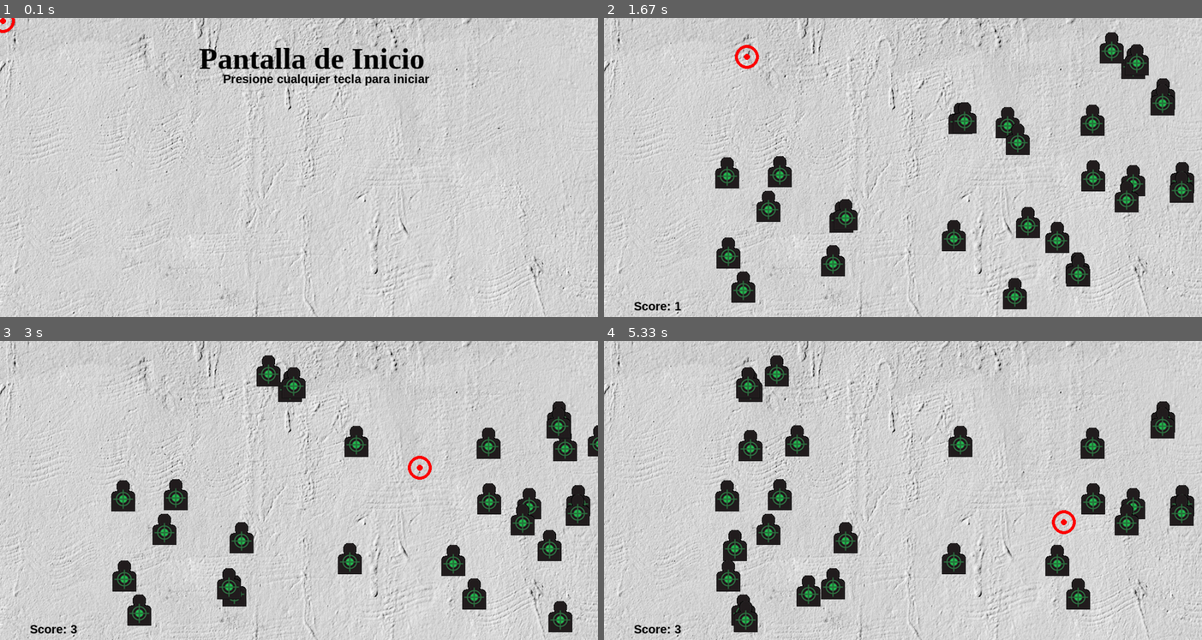
Above: before the commit, frames 1-4 (two rows, left to right).
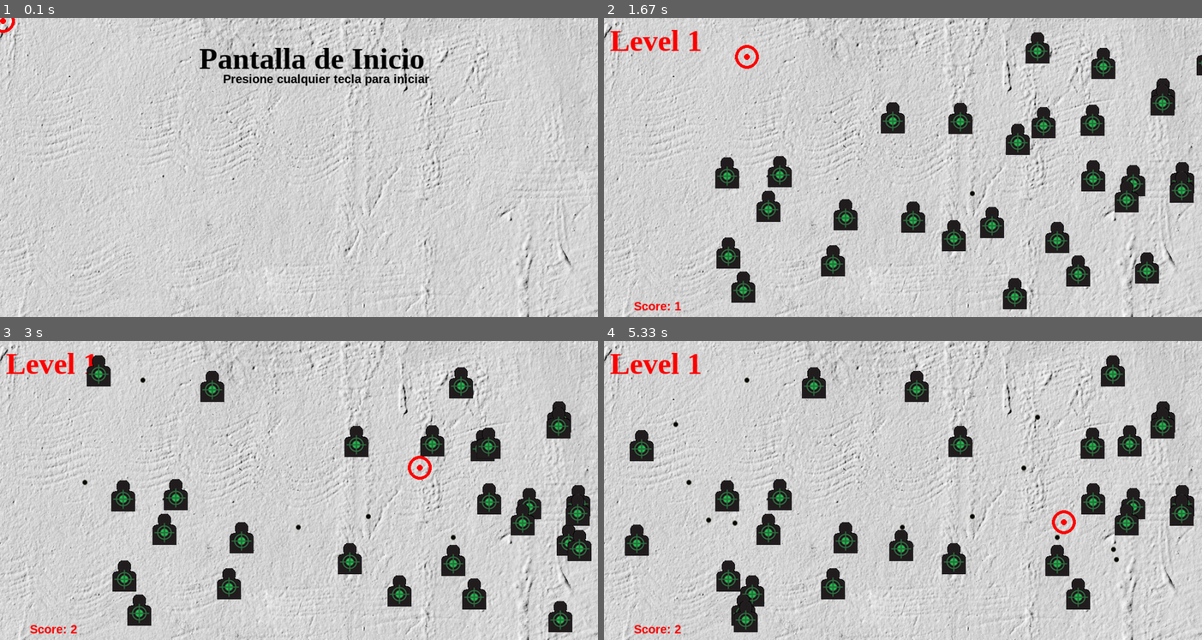
Above: after the commit, the same moments.

Repository: PerrottaJulian/Pygame-AimLab
Game: pygame game, started from main.py
Same seed, same stepped clock (60 frames per second), same inputs: the game is played once before the commit and once after it.
Inputs (mouse positions are in pixels of both pictures, inside the frame that each line leads up to):
- Up to frame 1 (0.1 s): no input
- Up to frame 2 (1.67 s): click (903, 167) at 0.38 s; tap Enter at 0.67 s; click (974, 191) at 1.05 s; click (747, 56) at 1.38 s
- Up to frame 3 (3 s): click (83, 481) at 1.72 s; click (299, 526) at 2.05 s; click (454, 538) at 2.38 s; click (418, 466) at 2.72 s
- Up to frame 4 (5.33 s): click (675, 424) at 3.05 s; click (705, 520) at 3.38 s; click (1112, 550) at 3.72 s; click (1034, 415) at 4.05 s; click (735, 523) at 4.38 s; click (1118, 559) at 4.72 s; click (1064, 520) at 5.05 s

The runs differ from the first frame. In frame 1, 13% of the frame differs, in the area x 0-100%, y 0-100%; in frame 2, 16%; in frame 3, 16%; in frame 4, 17%.

Commit message:
30/11/23 (3)

Diff:
--- a/aimlab.py
+++ b/aimlab.py
@@ -14,15 +14,15 @@
 grey = (50,50,50)
 dark_blue = (0, 0, 15)
 
-SCREEN_LENGHT = 1000
-SCREEN_HIGH = 500
+SCREEN_LENGHT = 1000 #1300
+SCREEN_HIGH = 500 #650
 
 MIDDLE = (SCREEN_LENGHT//3, SCREEN_HIGH//2)
 DOWN_MIDDLE = (SCREEN_LENGHT//3, SCREEN_HIGH//2 + 30)
 TITLE_POS = (SCREEN_LENGHT//3, 40)
 SUBTITLE_POS = (SCREEN_LENGHT//3+40, 90)
 SCORE_POS = (50, SCREEN_HIGH-30)
-
+LEVEL_POS = (10, 10 )
 #Iniciacion
 
 pygame.font.init()
@@ -33,13 +33,13 @@
 pygame.display.set_caption("AimLab")
 pygame.mouse.set_visible(0)
 
-background = pygame.image.load("sprites_and_sounds/wall2.png")
+background = pygame.image.load("sprites_and_sounds/wall.png")
 
 #sonido
 gunshot = pygame.mixer.Sound("sprites_and_sounds/gunshot2.mp3")
 clang = pygame.mixer.Sound("sprites_and_sounds/target-sound2.mp3")
 
-
+#fuentes de texto
 title_font = pygame.font.SysFont("serif", 50, True)
 subtitle_font = pygame.font.SysFont("arial", 20, False, True)
 score_font = subtitle_font = pygame.font.SysFont("arial", 20, True)
@@ -55,7 +55,7 @@
         self.image.set_colorkey(full_black)
         self.rect = self.image.get_rect()
 
-        self.speed = 5
+        self.speed = random.randint(3,7)
         self.type = type
 
     def update(self):
@@ -67,6 +67,13 @@
 
 
 class Shot(pygame.sprite.Sprite):
+    def __init__(self):
+        super().__init__()
+        self.image = pygame.image.load("sprites_and_sounds/disparo4.png").convert()
+        self.image.set_colorkey(full_black)
+        self.rect = self.image.get_rect()
+
+class BulletHole(pygame.sprite.Sprite):
     def __init__(self):
         super().__init__()
         self.image = pygame.image.load("sprites_and_sounds/disparo4.png").convert()
@@ -94,10 +101,20 @@
     start_text = subtitle_font.render("Presione cualquier tecla para iniciar", True, full_black)
     screen.blit(start_text, SUBTITLE_POS )
 
-#######! Clase 'Game'
+def inGameScreen(score, level):
+    score_text = score_font.render(f"Score: {score}", True, red)
+    level_text = title_font.render(f"Level {level}", True, red)
+
+    screen.blit(score_text, SCORE_POS)
+    screen.blit(level_text, LEVEL_POS)
+
+
+
+#######!!! Clase 'Game'
 class Game():
     def __init__(self):
         self.score = 0
+        self.level = 1
         self.start = True
         self.setTime()
 
@@ -108,7 +125,8 @@
         #listas
         self.target_list = pygame.sprite.Group() #? Proposito: Detectar colisiones
         self.shot_list = pygame.sprite.Group()
-        self.all_sprites_list = pygame.sprite.Group() #? Proposito: Dibujar los sprites
+        self.bullet_list = pygame.sprite.Group() #? Proposito: Dibujar los sprites
+        self.all_sprites_list = pygame.sprite.Group()
 
     def setTime(self):
         self.time = 1000
@@ -125,20 +143,25 @@
                 return True
             if event.type == pygame.MOUSEBUTTONDOWN:
                 shot = Shot()
+                bullet_hole = BulletHole()
                 shot.rect.center = self.mouse_pos
+                bullet_hole.rect.center = self.mouse_pos
 
                 self.shot_list.add(shot)
+                self.bullet_list.add(bullet_hole)
                 self.all_sprites_list.add(shot)
+                self.all_sprites_list.add(bullet_hole)
+
                 gunshot.play()
 
                 #*extra de tiempo cuando disparo
                 self.shot_time = pygame.time.get_ticks()
-
 
             if event.type == pygame.KEYDOWN:
                 if self.start:
                     self.start = False
-                    self.shot_list.empty()
+
+                    self.bullet_list.empty()
                     self.all_sprites_list.empty()
 
                     generateTargets(self, 30) #? primera vez que genera los objetivos, luego de tocar cualquier tecla en la pantalla de inicio
@@ -154,11 +177,13 @@
         if self.start:
             startScreen()
             self.shot_list.draw(screen)
+            self.bullet_list.draw(screen)
 
         else:
+            inGameScreen(self.score, self.level)
             self.all_sprites_list.draw(screen) #? Diferenciacion entre pantalla de inicio y de juego
-            score_text = score_font.render(f"Score: {self.score}", True, full_black)
-            screen.blit(score_text, SCORE_POS)
+
+
 
         aim(self.mouse_pos)
 
@@ -166,13 +191,16 @@
 
     def gameLogic(self):
         self.all_sprites_list.update()
+
+        #? Eliminar los disparos apenas se generan, para evitar que se queden estaticos y colisionen con los objetivos que se mueven,
+        #? Pero aun asi se generan una milesima de segundo, por lo que al momento del disparo si hay colision
         for shot in self.shot_list:
             if self.global_time - self.shot_time > 20:
                 self.shot_list.remove(shot)
                 self.all_sprites_list.remove(shot)
 
         if not self.start:
-            self.passTime() #? Pasar el tiempo
+            self.passTime() #? Pasar el tiempo del nivel
             #print(self.time)
             for shot in self.shot_list:
                 target_hitlist = pygame.sprite.spritecollide(shot, self.target_list, True)
@@ -194,6 +222,11 @@
             if self.time == 0:
                 self.__init__()
 
+            #? La idea del juego es acumular la mayor cantidad de puntos, disparandole a los objetivos.
+            #?Cuando le disparaste a todos los objetivos, se reinica el timpo y aparecen nuevos (se avanza de nivel)
+            #?Se pierde cuando te quedas sin tiempo
+            #?La cantidad de tiempo es simpre la misma, pero en cada nuevo nivel hay mas objetivos.
+
 ########################!
 
 #Funcion principal
Binary file removed: sprites_and_sounds/wall.jpg
Binary file changed: sprites_and_sounds/wall.png
